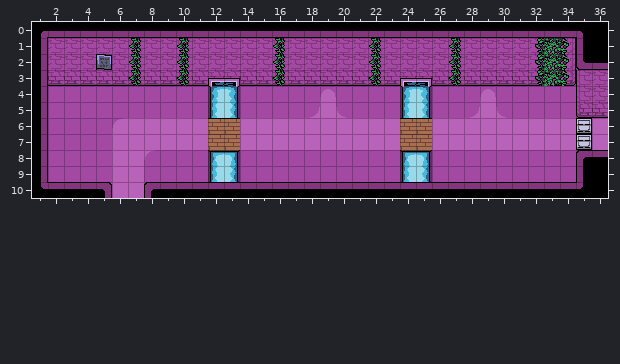
Two states of a Tiled map, extra/tilemaps/ruins/room_ruins3.tmx. Above is the file before it was changed.
Cells are 16x16 px. Shown: x 1..36, y 0..10.
The result:
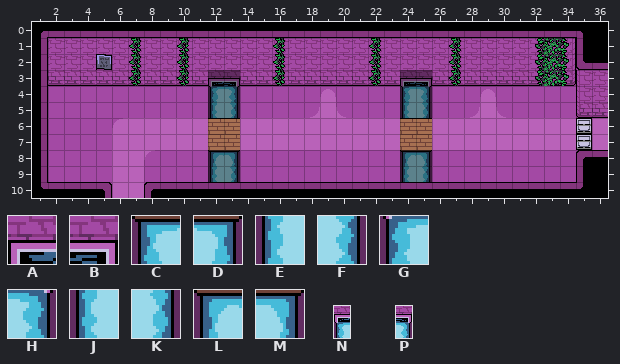
Key: from "Ruins1": A 7, B 9, C 493, D 495, E 496, F 497, G 613, H 615; from "animated_terrain": J 0 "tr_fake_water", K 1 "tr_fake_water", L 2 "tr_fake_water", M 4 "tr_fake_water", N 5 "tr_fake_water_open", P 7 "tr_fake_water_open".
_ is an empty cell, . an unchanged one.
Objects are placed by their top-left corner, in cells (3,4 is the top-left corner of cell 3,4); size is 1x1 cell unless given.
Difference:
layer "Entity" opacity 100% -> 60%
--- layer "BGLower"
@@ x 12..25 @@
- 3 AB..........AB
- 4 GH..........GH
- 5 EF..........EF
+ 3 __..........__
+ 4 __..........__
+ 5 __..........__
@@ x 12..25 @@
- 8 CD..........CD
- 9 EF..........EF
+ 8 __..........__
+ 9 __..........__
--- layer "Entity"
+N "Entity" at 12,3 size 1x2
+P "Entity" at 13,3 size 1x2
+N "Entity" at 24,3 size 1x2
+P "Entity" at 25,3 size 1x2
+J "Entity" at 12,5
+K "Entity" at 13,5
+J "Entity" at 24,5
+K "Entity" at 25,5
+L "Entity" at 12,8
+M "Entity" at 13,8
+L "Entity" at 24,8
+M "Entity" at 25,8
+J "Entity" at 12,9
+K "Entity" at 13,9
+J "Entity" at 24,9
+K "Entity" at 25,9
